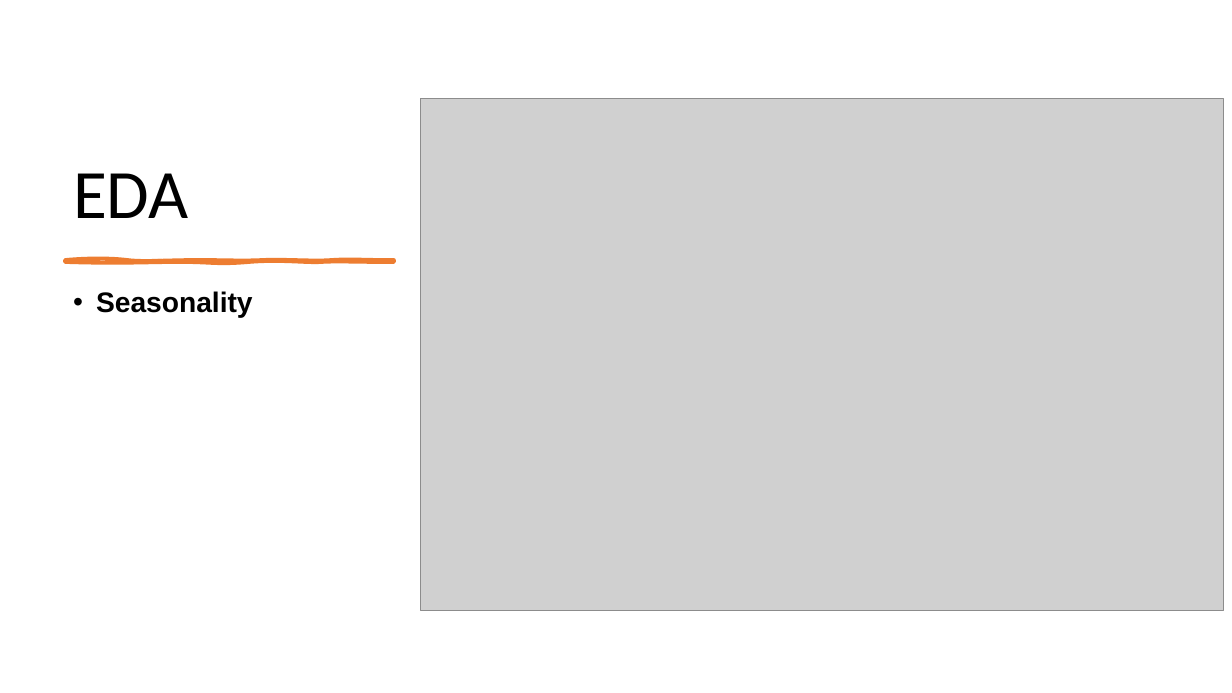
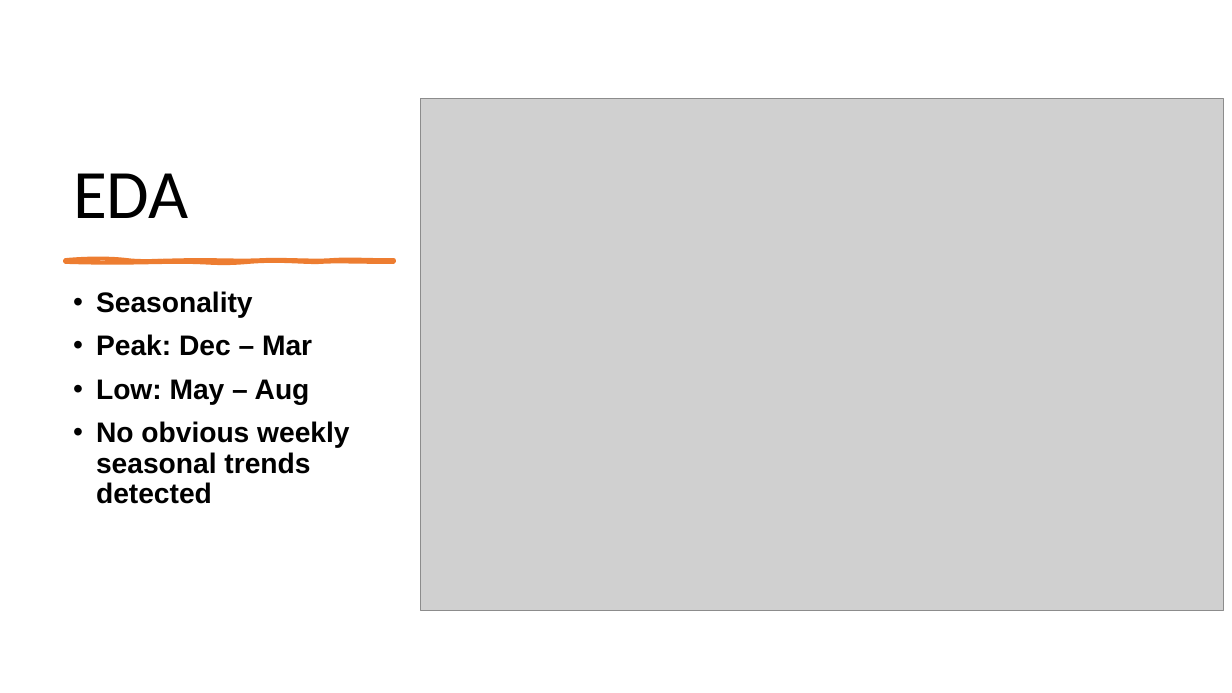
Before and after one commit to Zeruuuuu/ML-implementation, a slide deck: slide 9 of Week 11 presentation/Presentation2.pptx. Drawn at 1232x693 pixels with LibreOffice and Linux fonts; fonts in the diff are those of the drawing; grey boxes stand for pictures. Boxes give left, top, right and bottom in pixels: in the first picture for what was removed or moved away, otherwise in the second. Text is boxed around its words. In the diff, an @@ line names an element or a change of style, - is before the commit and + after.

```diff
--- a/Week 11 presentation/Presentation2.pptx
+++ b/Week 11 presentation/Presentation2.pptx
@@ text at (96, 334, 349, 504): paragraphs added @@
+• Peak: Dec – Mar
+• Low: May – Aug
+• No obvious weekly seasonal trends detected
```
Also in this commit, not shown: 4 other slides changed, 2 other files.
